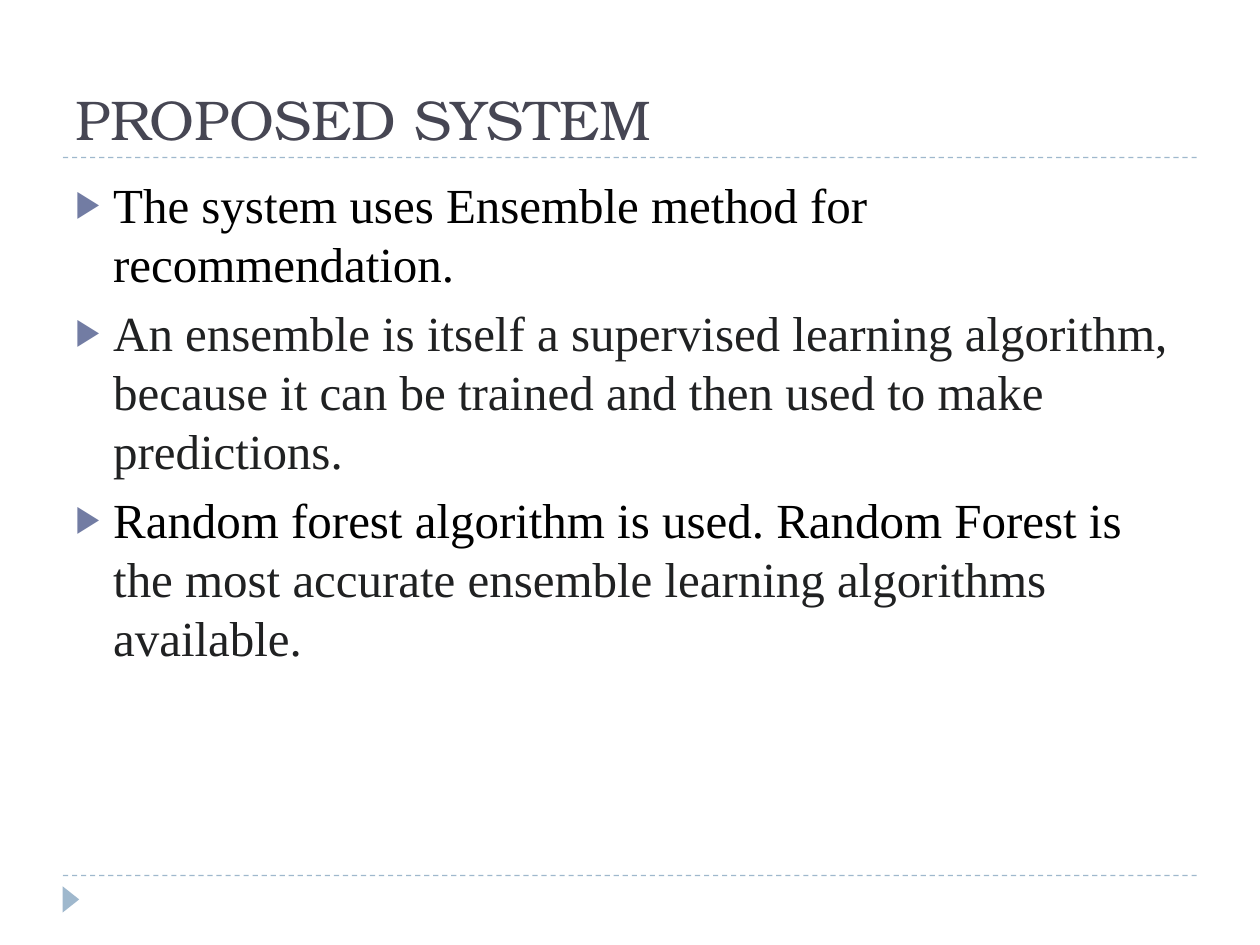
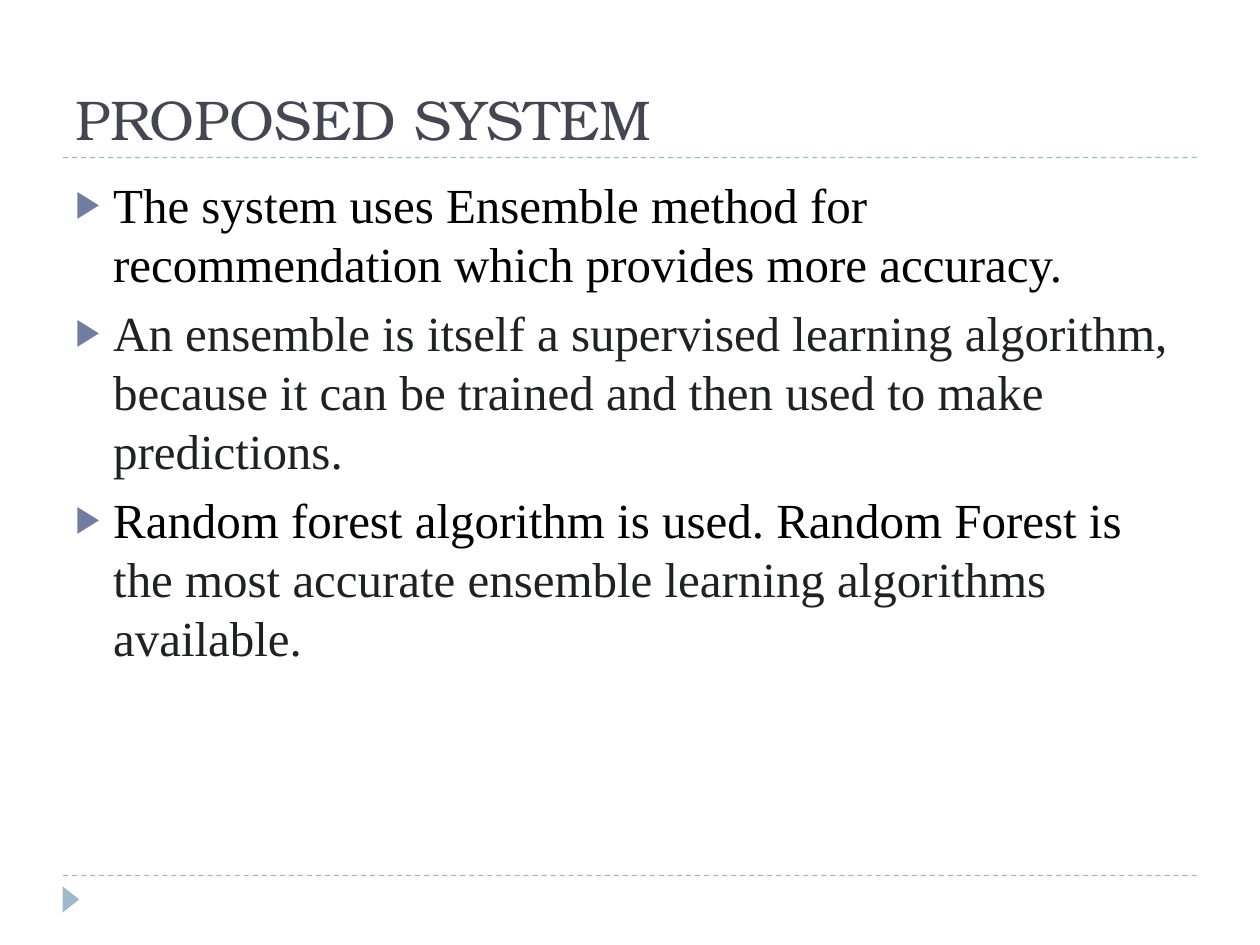
Before and after one commit to anjanaajikumar/mainproject, a slide deck: slide 5 of ppt/59_review.pptx. Drawn at 1260x945 pixels with LibreOffice and Linux fonts; fonts in the diff are those of the drawing. Boxes give left, top, right and bottom in pixels: in the first picture for what was removed or moved away, otherwise in the second. Text is boxed around its words. In the diff, an @@ line names an element or a change of style, - is before the commit and + after.

```diff
--- a/ppt/59_review.pptx
+++ b/ppt/59_review.pptx
@@ text at box(113, 188, 1062, 291): text changed @@
-▶ The system uses Ensemble method for recommendation.
+▶ The system uses Ensemble method for recommendation which provides more accuracy.
```
Also in this commit, not shown: 3 other slides changed, 1 other file.
